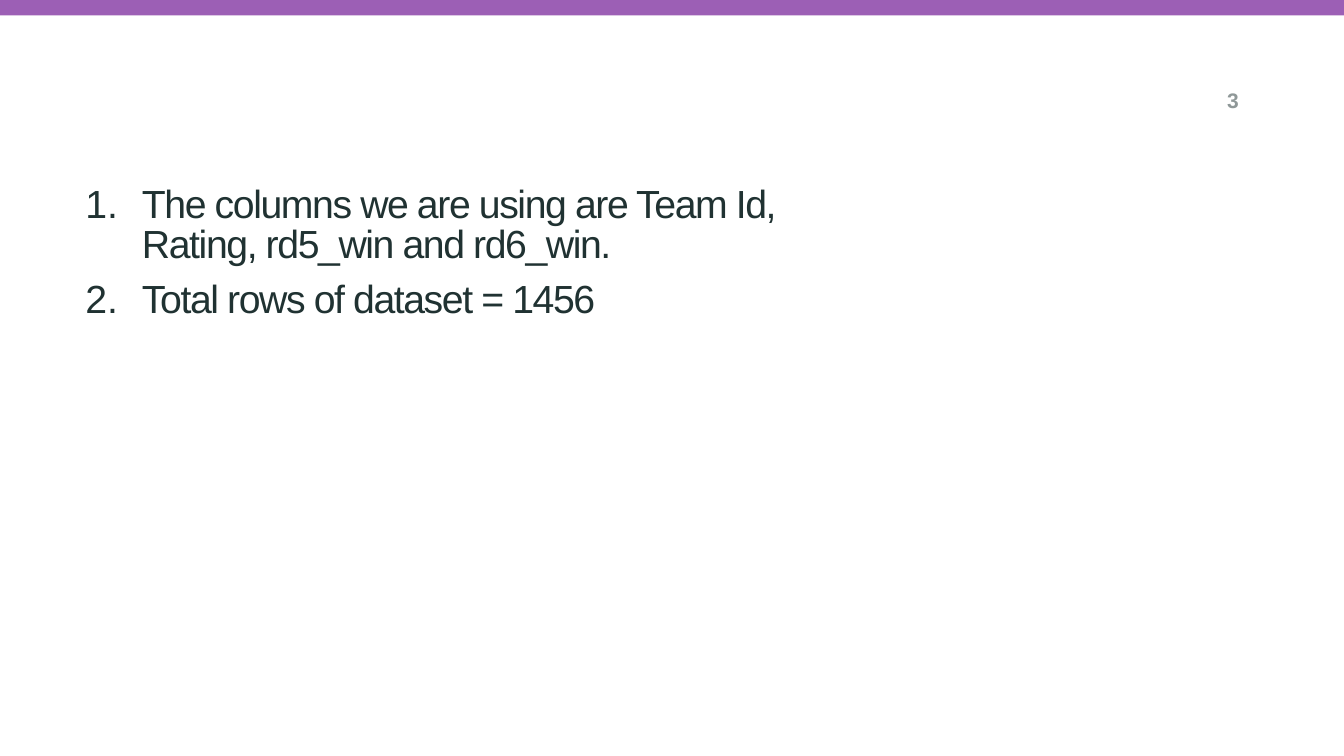
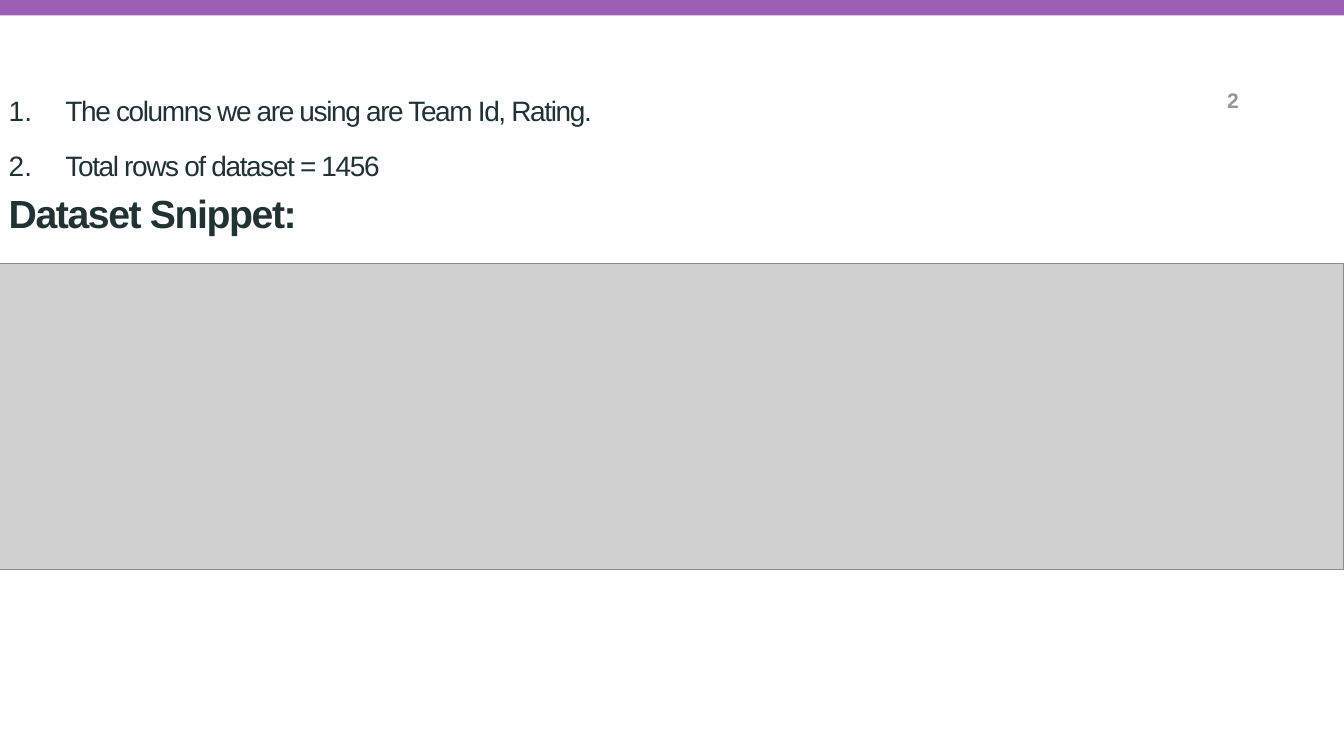
Before and after one commit to IbbiShahid/Research-Question-and-Visualisation, a slide deck: slide 2 of researchQuestion.pptx (slide 3 before the commit). Drawn at 1344x756 pixels with LibreOffice and Linux fonts; fonts in the diff are those of the drawing; grey boxes stand for pictures; background and template pictures are left out. Boxes give left, top, right and bottom in pixels: in the first picture for what was removed or moved away, otherwise in the second. Text is boxed around its words. In the diff, an @@ line names an element or a change of style, - is before the commit and + after.

```diff
--- a/researchQuestion.pptx
+++ b/researchQuestion.pptx
@@ subtitle "The columns we are using ...": place and size @@
-subtitle "The columns we are using ..." at [142, 189, 777, 314]
+subtitle "The columns we are using ..." at [9, 100, 592, 236]
@@ subtitle at [65, 100, 592, 127]: text changed; size 28 to 20 pt @@
-1. The columns we are using are Team Id, Rating, rd5_win and rd6_win.
+1. The columns we are using are Team Id, Rating.
@@ page number at [1227, 93, 1239, 108]: text changed @@
-3
+2
@@ subtitle at [65, 155, 379, 177]: size 28 to 20 pt in "Total rows of dataset = 1456" @@
@@ subtitle at [9, 199, 297, 236]: paragraph added @@
+Dataset Snippet:
@@ picture added at [0, 263, 1344, 570] @@
```
Also in this commit, not shown: 3 other slides changed, 2 slides removed.
